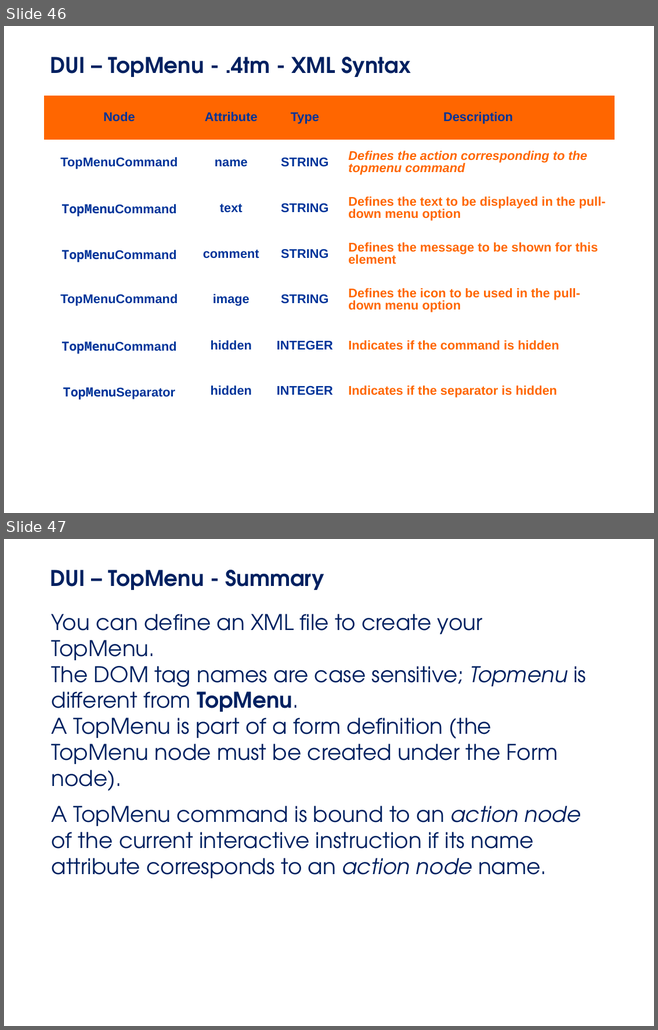
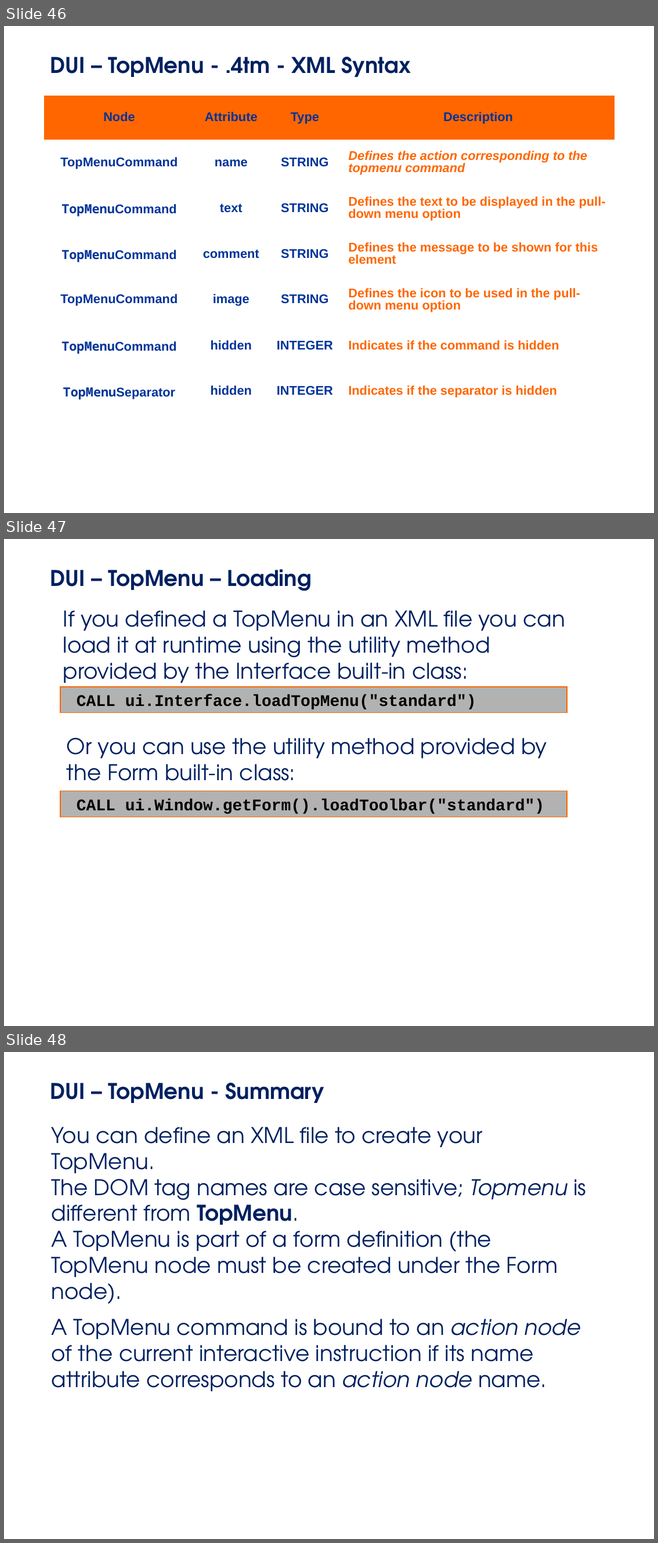
Before and after one commit to neilm-fourjs/genero_training, a slide deck: Slides/03_DUI.odp. Shown one above the other, each under a label of ours: slides 46 and 47 before the commit, slides 46, 47 and 48 after it. The pictures are 658x1030 and 658x1543 pixels, drawn with LibreOffice and Linux fonts; fonts in the diff are those of the drawing; background and template pictures are left out. Boxes give left, top, right and bottom in pixels: in the first picture for what was removed or moved away, otherwise in the second. Text is boxed around its words. In the diff, an @@ line names an element or a change of style, - is before the commit and + after.

```diff
--- a/Slides/03_DUI.odp
+++ b/Slides/03_DUI.odp
@@ slide 47 added at (4, 539, 654, 1026), background picture (left out) @@
@@ title added at (50, 569, 311, 591), 24 pt, text #002060, bold @@
+DUI – TopMenu – Loading
@@ text added at (63, 610, 564, 689), 24 pt, text #002060 @@
+  ● If you defined a TopMenu in an XML file you can load it at runtime using the utility method provided by the Interface built-in class:
@@ rectangle added at (60, 687, 567, 713), fill #B2B2B2, outline #FF6600 0.74 pt, 18 pt, text #000000, bold @@
+CALL ui.Interface.loadTopMenu("standard")
@@ text added at (67, 738, 547, 781), 24 pt, text #002060 @@
+Or you can use the utility method provided by the Form built-in class:
@@ rectangle added at (60, 791, 567, 817), fill #B2B2B2, outline #FF6600 0.74 pt, 18 pt, text #000000, bold @@
+CALL ui.Window.getForm().loadToolbar("standard")
@@ what was slide 47 is now slide 48 @@
```
Also in this commit, not shown: 9 other files.
